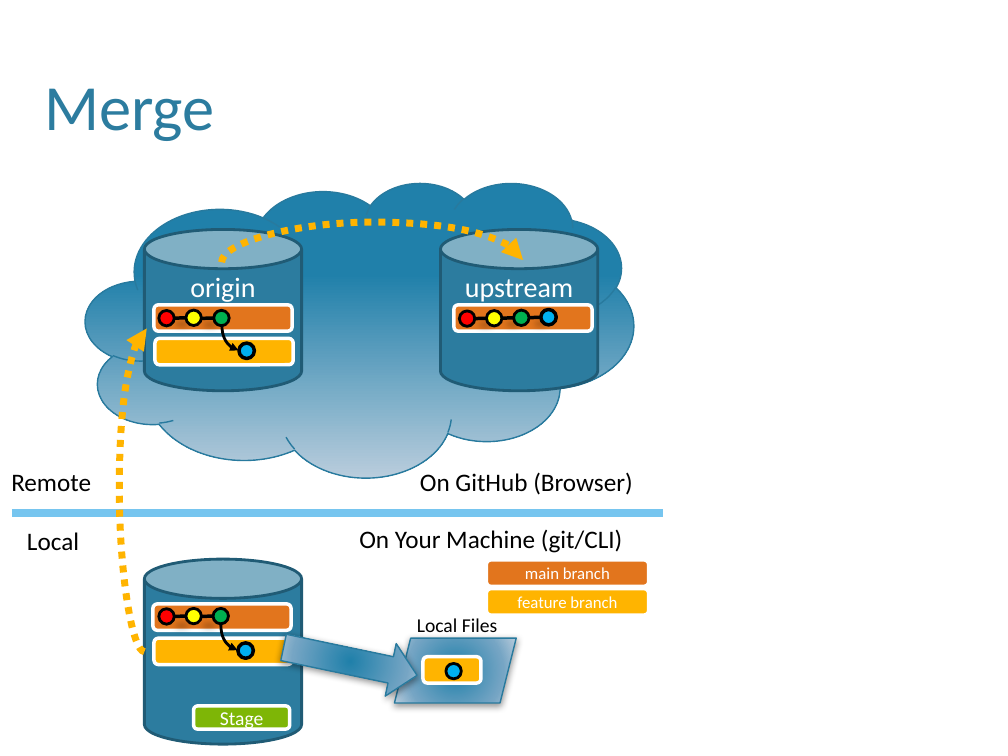
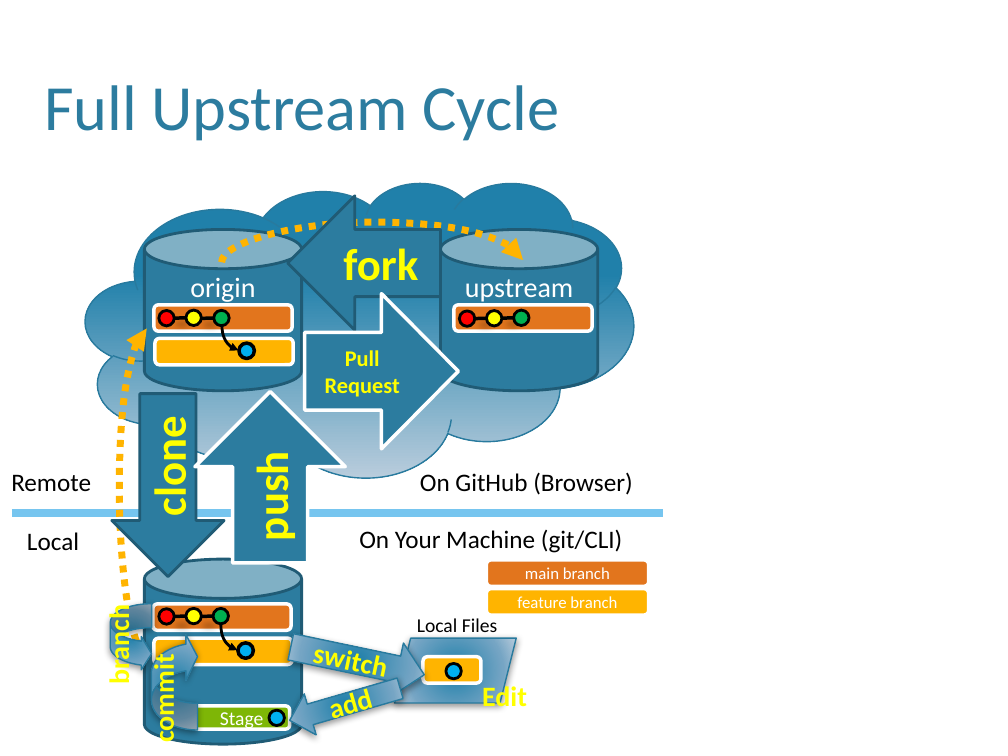
Before and after one commit to wpgoble/comp190, a slide deck: slide 28 of docs/materials/07-GitHub-OLD-copy.pptx (slide 26 before the commit). Drawn at 1008x756 pixels with LibreOffice and Linux fonts; fonts in the diff are those of the drawing; background and template pictures are left out. Boxes give left, top, right and bottom in pixels: in the first picture for what was removed or moved away, otherwise in the second. Text is boxed around its words. In the diff, an @@ line names an element or a change of style, - is before the commit and + after.

Commit message:
Added 09 slides

```diff
--- a/docs/materials/07-GitHub-OLD-copy.pptx
+++ b/docs/materials/07-GitHub-OLD-copy.pptx
@@ title at <box>44,85,560,141</box>: text changed @@
-Merge
+Full Upstream Cycle
@@ left arrow added at <box>287,196,440,330</box>, fill #2C7C9F, outline #215C76 2 pt, 32 pt, text #FFFF00, bold @@
+fork
@@ right arrow added at <box>304,293,458,449</box>, fill #2C7C9F, outline #FFFFFF 2.5 pt, 16 pt, text #FFFF00, bold @@
+Pull Request
@@ line removed from (530, 318) to (541, 318) @@
@@ ellipse removed at <box>541,309,556,325</box> @@
@@ left arrow added at <box>112,394,224,577</box>, fill #2C7C9F, outline #215C76 2 pt, 32 pt, text #FFFF00, bold @@
+clone
@@ up arrow added at <box>195,391,345,562</box>, fill #2C7C9F, outline #FFFFFF 2.5 pt, 32 pt, text #FFFF00, bold @@
+push
@@ text added at <box>103,613,137,683</box>, 20 pt, text #FFFF00, bold @@
+branch
@@ curved right arrow added at <box>110,604,151,670</box>, fill gradient #2180AA to #75A5C5 to #B8CCDC, outline #287A9E 1 pt @@
@@ right arrow removed at <box>278,622,422,702</box> @@
@@ right arrow added at <box>285,621,429,701</box>, fill gradient #2180AA to #75A5C5 to #B8CCDC, outline #287A9E 1 pt, 20 pt, text #FFFF00, bold @@
+switch
@@ curved right arrow added at <box>151,634,198,731</box>, fill gradient #2180AA to #75A5C5 to #B8CCDC, outline #287A9E 1 pt @@
@@ text added at <box>147,662,181,741</box>, 20 pt, text #FFFF00, bold @@
+commit
@@ right arrow added at <box>284,668,406,741</box>, fill gradient #2180AA to #75A5C5 to #B8CCDC, outline #287A9E 1 pt, 20 pt, text #FFFF00, bold @@
+add
@@ text added at <box>482,683,527,713</box>, 20 pt, text #FFFF00, bold @@
+Edit
@@ ellipse added at <box>269,711,284,726</box>, fill #00B0F0, outline #000000 2 pt @@
```
Also in this commit, not shown: 3 other slides changed, 3 slides added, 2 other files.
